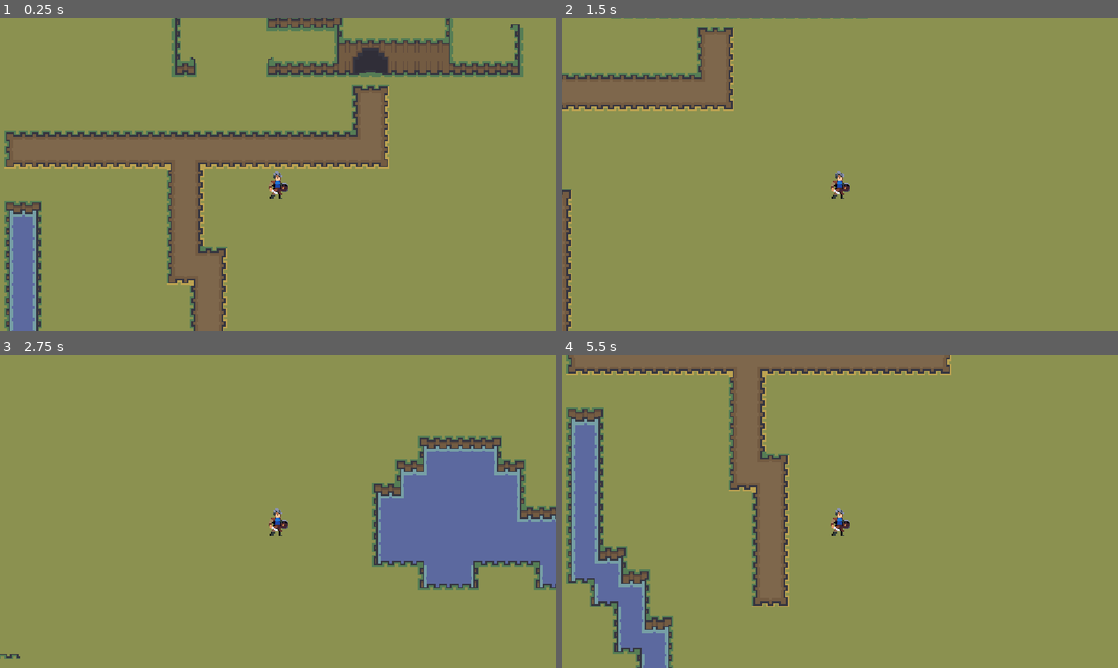
Above: before the commit, frames 1-4 (two rows, left to right).
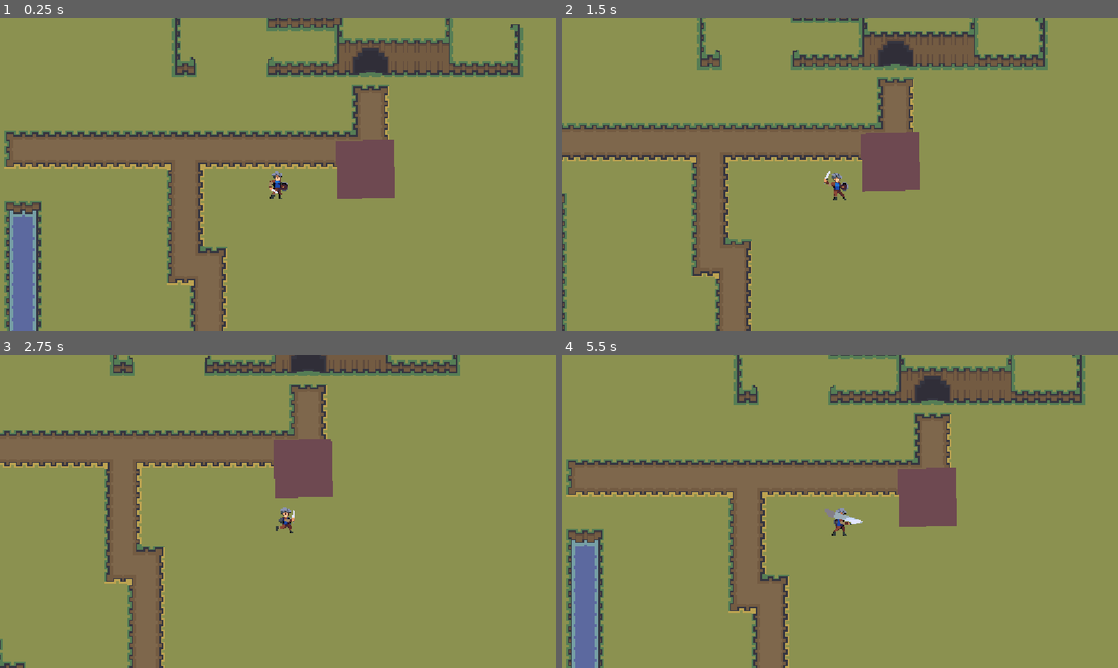
Above: after the commit, the same moments.

Repository: oliverholmes42/gamejam25
Game: Godot game, scene res://game.tscn
Same seed, same stepped clock (60 frames per second), same inputs: the game is played once before the commit and once after it.
Inputs:
- Up to frame 1 (0.25 s): no input
- Up to frame 2 (1.5 s): hold Right (move_right) 0.53-1.28 s; tap Space (attack, bound only after the commit) at 0.6, 1.35 s; hold Down (move_down) from 1.28 s (still down)
- Up to frame 3 (2.75 s): release Down (move_down) at 2.03 s; hold Right (move_right) from 2.03 s (still down); tap Space (attack, bound only after the commit) at 2.1 s
- Up to frame 4 (5.5 s): release Right (move_right) at 2.78 s; hold Up (move_up) 2.78-3.53 s; tap Space (attack, bound only after the commit) every 0.75 s from 2.85 to 5.1 s; hold Left (move_left) 3.53-5.03 s; hold Down (move_down) from 5.03 s (still down)

The runs differ from the first frame. In frame 1, 1.8% of the frame differs, in the area x 48-71%, y 38-58%; in frame 2, 23%; in frame 3, 29%; in frame 4, 31%, in the area x 0-95%, y 0-100%.

Commit message:
Hitbox attempted
We tried to create the sword hitbox against a temp. sprite, still a work in progress.

Diff:
--- /dev/null
+++ b/danger_zone.gd
@@ -0,0 +1,16 @@
+extends Area2D
+
+
+# Called when the node enters the scene tree for the first time.
+func _ready() -> void:
+	pass # Replace with function body.
+
+func attack():
+	var overlapping = get_overlapping_areas()
+	for area in overlapping:
+		if area.is_in_group("enemy"):
+			area.take_damage()
+
+# Called every frame. 'delta' is the elapsed time since the previous frame.
+func _process(delta: float) -> void:
+	pass
--- a/game.tscn
+++ b/game.tscn
@@ -1,7 +1,8 @@
-[gd_scene load_steps=3 format=3 uid="uid://elst0xn32iil"]
+[gd_scene load_steps=4 format=3 uid="uid://elst0xn32iil"]
 
 [ext_resource type="PackedScene" uid="uid://bnvvoqhswk0ll" path="res://over_world.tscn" id="1_e2o6t"]
 [ext_resource type="PackedScene" uid="uid://b4v2swjxwc4p2" path="res://playerCharacter.tscn" id="2_feb5d"]
+[ext_resource type="PackedScene" uid="uid://ci3yx6hvhb5ae" path="res://hit_doll.tscn" id="3_feb5d"]
 
 [node name="Game" type="Node2D"]
 
@@ -9,3 +10,7 @@
 
 [node name="PlayerCharacter" parent="." instance=ExtResource("2_feb5d")]
 position = Vector2(320, 241)
+
+[node name="hitDoll" parent="." instance=ExtResource("3_feb5d")]
+position = Vector2(359.99997, 217.99998)
+rotation = -0.024812816
--- /dev/null
+++ b/hit_doll.gd
@@ -0,0 +1,13 @@
+extends Area2D
+
+
+# Called when the node enters the scene tree for the first time.
+func _ready() -> void:
+	pass # Replace with function body.
+
+func take_damage():
+	print("ouchie :((((")
+
+# Called every frame. 'delta' is the elapsed time since the previous frame.
+func _process(delta: float) -> void:
+	pass
--- /dev/null
+++ b/hit_doll.tscn
@@ -0,0 +1,18 @@
+[gd_scene load_steps=3 format=3 uid="uid://ci3yx6hvhb5ae"]
+
+[ext_resource type="Script" uid="uid://cqecsagef2syy" path="res://hit_doll.gd" id="1_3o7n1"]
+
+[sub_resource type="RectangleShape2D" id="RectangleShape2D_32qly"]
+size = Vector2(40, 39)
+
+[node name="hitDoll" type="Area2D" groups=["enemy"]]
+script = ExtResource("1_3o7n1")
+
+[node name="ColorRect" type="ColorRect" parent="."]
+offset_right = 40.0
+offset_bottom = 40.0
+color = Color(0.43333772, 0.2859102, 0.3159795, 1)
+
+[node name="CollisionShape2D" type="CollisionShape2D" parent="."]
+position = Vector2(21, 19.5)
+shape = SubResource("RectangleShape2D_32qly")
--- a/playerCharacter.tscn
+++ b/playerCharacter.tscn
@@ -1,11 +1,10 @@
-[gd_scene load_steps=49 format=3 uid="uid://b4v2swjxwc4p2"]
+[gd_scene load_steps=51 format=3 uid="uid://b4v2swjxwc4p2"]
 
 [ext_resource type="Script" uid="uid://bn5tsjm8w361a" path="res://player_character.gd" id="1_hpry5"]
 [ext_resource type="Texture2D" uid="uid://c7aj2cwju2u1p" path="res://assets/generic_char_v0.2/png/blue/char_blue_1.png" id="1_u4713"]
+[ext_resource type="Script" uid="uid://bhtdm4j1atyvk" path="res://danger_zone.gd" id="3_ti2yg"]
 
 [sub_resource type="CapsuleShape2D" id="CapsuleShape2D_hpry5"]
-radius = 8.0
-height = 16.0
 
 [sub_resource type="AtlasTexture" id="AtlasTexture_u4713"]
 atlas = ExtResource("1_u4713")
@@ -19,17 +18,17 @@
 atlas = ExtResource("1_u4713")
 region = Rect2(112, 56, 56, 56)
 
+[sub_resource type="AtlasTexture" id="AtlasTexture_gd1xn"]
+atlas = ExtResource("1_u4713")
+region = Rect2(224, 56, 56, 56)
+
+[sub_resource type="AtlasTexture" id="AtlasTexture_b2y4g"]
+atlas = ExtResource("1_u4713")
+region = Rect2(280, 56, 56, 56)
+
 [sub_resource type="AtlasTexture" id="AtlasTexture_wfpip"]
 atlas = ExtResource("1_u4713")
 region = Rect2(168, 56, 56, 56)
-
-[sub_resource type="AtlasTexture" id="AtlasTexture_gd1xn"]
-atlas = ExtResource("1_u4713")
-region = Rect2(224, 56, 56, 56)
-
-[sub_resource type="AtlasTexture" id="AtlasTexture_b2y4g"]
-atlas = ExtResource("1_u4713")
-region = Rect2(280, 56, 56, 56)
 
 [sub_resource type="AtlasTexture" id="AtlasTexture_krweq"]
 atlas = ExtResource("1_u4713")
@@ -196,15 +195,15 @@
 "texture": SubResource("AtlasTexture_efowi")
 }, {
 "duration": 1.0,
+"texture": SubResource("AtlasTexture_gd1xn")
+}, {
+"duration": 1.0,
+"texture": SubResource("AtlasTexture_b2y4g")
+}, {
+"duration": 1.0,
 "texture": SubResource("AtlasTexture_wfpip")
-}, {
-"duration": 1.0,
-"texture": SubResource("AtlasTexture_gd1xn")
-}, {
-"duration": 1.0,
-"texture": SubResource("AtlasTexture_b2y4g")
-}],
-"loop": true,
+}],
+"loop": false,
 "name": &"attack",
 "speed": 15.0
 }, {
@@ -233,7 +232,7 @@
 "duration": 1.0,
 "texture": SubResource("AtlasTexture_1688r")
 }],
-"loop": true,
+"loop": false,
 "name": &"attack_combo",
 "speed": 15.0
 }, {
@@ -348,21 +347,42 @@
 "speed": 15.0
 }]
 
+[sub_resource type="CapsuleShape2D" id="CapsuleShape2D_ti2yg"]
+radius = 5.0
+height = 22.0
+
 [node name="PlayerCharacter" type="CharacterBody2D"]
-scale = Vector2(0.6, 0.6)
 script = ExtResource("1_hpry5")
-speed = 200
 metadata/_edit_group_ = true
 
 [node name="CollisionShape2D" type="CollisionShape2D" parent="."]
-position = Vector2(-2, 24)
+position = Vector2(-3, 23)
+rotation = 1.5707964
 shape = SubResource("CapsuleShape2D_hpry5")
 
 [node name="AnimatedSprite2D" type="AnimatedSprite2D" parent="."]
 texture_filter = 1
+scale = Vector2(0.6, 0.6)
 sprite_frames = SubResource("SpriteFrames_sud3t")
-animation = &"idle"
-frame_progress = 0.51438993
+animation = &"attack"
 
 [node name="Camera2D" type="Camera2D" parent="."]
 zoom = Vector2(3, 3)
+process_callback = 0
+position_smoothing_enabled = true
+position_smoothing_speed = 10.0
+
+[node name="dangerZone" type="Area2D" parent="."]
+script = ExtResource("3_ti2yg")
+
+[node name="left" type="CollisionShape2D" parent="dangerZone"]
+position = Vector2(-21.66667, 10)
+rotation = 1.5707964
+shape = SubResource("CapsuleShape2D_ti2yg")
+
+[node name="right" type="CollisionShape2D" parent="dangerZone"]
+position = Vector2(16, 10)
+rotation = 1.5707964
+shape = SubResource("CapsuleShape2D_ti2yg")
+
+[connection signal="animation_finished" from="AnimatedSprite2D" to="." method="_on_animated_sprite_2d_animation_finished"]
--- a/player_character.gd
+++ b/player_character.gd
@@ -1,17 +1,54 @@
 extends CharacterBody2D
 
-@export var speed := 400
+@export var speed := 75
+var attacking := false
 
 func _physics_process(delta):
-	var direction := Vector2.ZERO
-	if Input.is_action_pressed("move_right"):
-		direction.x += 1
-	if Input.is_action_pressed("move_left"):
-		direction.x -= 1
-	if Input.is_action_pressed("move_down"):
-		direction.y += 1
-	if Input.is_action_pressed("move_up"):
-		direction.y -= 1
+	# Movement only works if not attacking
+	if not attacking:
+		var direction := Vector2.ZERO
+		if Input.is_action_pressed("move_right"):
+			direction.x += 1
+		if Input.is_action_pressed("move_left"):
+			direction.x -= 1
+		if Input.is_action_pressed("move_down"):
+			direction.y += 1
+		if Input.is_action_pressed("move_up"):
+			direction.y -= 1
 
-	velocity = direction.normalized() * speed
+		velocity = direction.normalized() * speed
+
+		# Animation logic
+		if velocity != Vector2.ZERO:
+			$AnimatedSprite2D.play("run")
+		else:
+			$AnimatedSprite2D.play("idle")
+
+		# Flip sprite depending on direction
+		if direction.x > 0:
+			#$AnimatedSprite2D.flip_h = false
+			scale.x = 1
+		elif direction.x < 0:
+			#$AnimatedSprite2D.flip_h = true
+			scale.x = -1
+	else:
+		velocity = Vector2.ZERO
+
 	move_and_slide()
+
+	# Attack input
+	if Input.is_action_just_pressed("attack") and not attacking:
+		attacking = true
+		$AnimatedSprite2D.play("attack")
+		$dangerZone.attack()
+
+
+
+func _on_animated_sprite_2d_animation_finished() -> void:
+	if $AnimatedSprite2D.animation == "attack":
+		attacking = false
+		# After attack ends, go back to idle (or run if moving)
+		if velocity != Vector2.ZERO:
+			$AnimatedSprite2D.play("run")
+		else:
+			$AnimatedSprite2D.play("idle")
--- a/project.godot
+++ b/project.godot
@@ -19,25 +19,39 @@
 
 window/stretch/mode="canvas_items"
 
+[global_group]
+
+enemy=""
+
 [input]
 
 move_right={
 "deadzone": 0.2,
 "events": [Object(InputEventKey,"resource_local_to_scene":false,"resource_name":"","device":0,"window_id":0,"alt_presse …(194 unchanged characters)…
+, Object(InputEventJoypadMotion,"resource_local_to_scene":false,"resource_name":"","device":-1,"axis":0,"axis_value":1.0,"script":null)
 ]
 }
 move_left={
 "deadzone": 0.2,
 "events": [Object(InputEventKey,"resource_local_to_scene":false,"resource_name":"","device":0,"window_id":0,"alt_presse …(194 unchanged characters)…
+, Object(InputEventJoypadMotion,"resource_local_to_scene":false,"resource_name":"","device":-1,"axis":0,"axis_value":-1.0,"script":null)
 ]
 }
 move_up={
 "deadzone": 0.2,
 "events": [Object(InputEventKey,"resource_local_to_scene":false,"resource_name":"","device":0,"window_id":0,"alt_presse …(194 unchanged characters)…
+, Object(InputEventJoypadMotion,"resource_local_to_scene":false,"resource_name":"","device":-1,"axis":1,"axis_value":-1.0,"script":null)
 ]
 }
 move_down={
 "deadzone": 0.2,
 "events": [Object(InputEventKey,"resource_local_to_scene":false,"resource_name":"","device":0,"window_id":0,"alt_presse …(194 unchanged characters)…
+, Object(InputEventJoypadMotion,"resource_local_to_scene":false,"resource_name":"","device":-1,"axis":1,"axis_value":1.0,"script":null)
 ]
 }
+attack={
+"deadzone": 0.2,
+"events": [Object(InputEventKey,"resource_local_to_scene":false,"resource_name":"","device":0,"window_id":0,"alt_pressed":false,"shift_pressed":false,"ctrl_pressed":false,"meta_pressed":false,"pressed":false,"keycode":0,"physical_keycode":32,"key_label":0,"unicode":0,"location":0,"echo":false,"script":null)
+, Object(InputEventJoypadButton,"resource_local_to_scene":false,"resource_name":"","device":-1,"button_index":2,"pressure":0.0,"pressed":true,"script":null)
+]
+}
Not shown, added: danger_zone.gd.uid
Not shown, added: hit_doll.gd.uid
